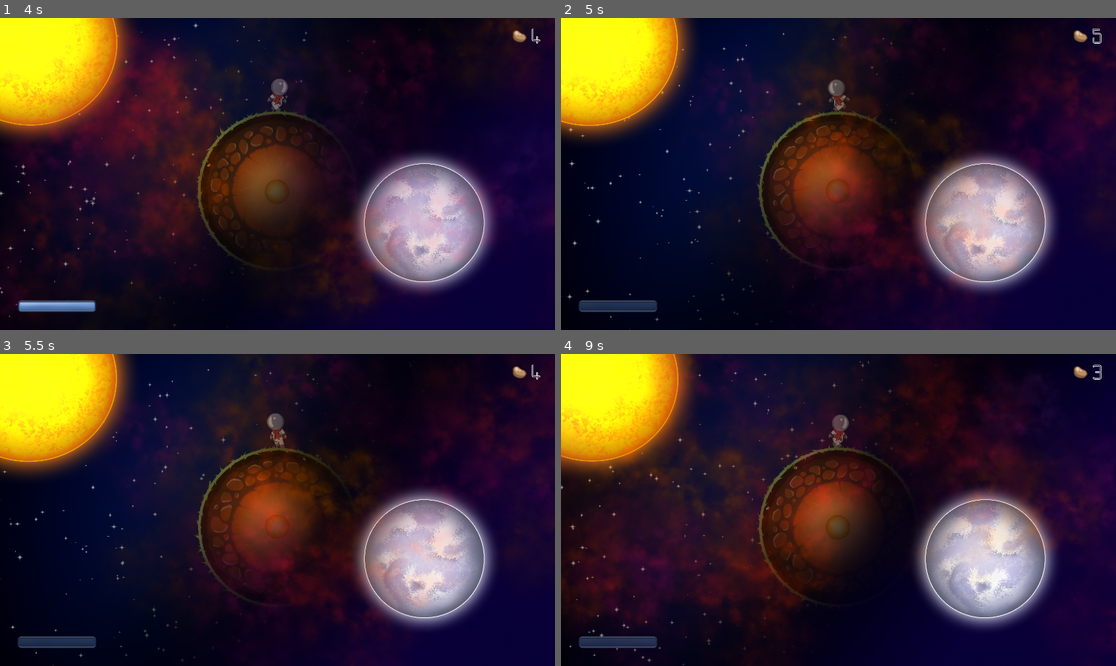
Above: before the commit, frames 1-4 (two rows, left to right).
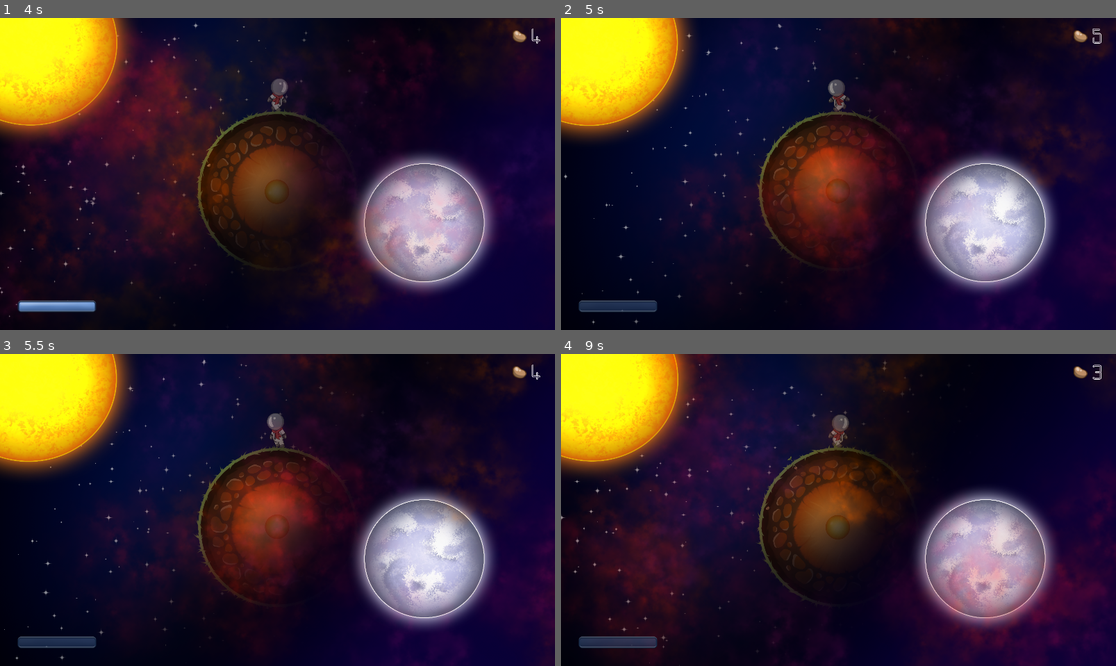
Above: after the commit, the same moments.

Repository: marekk3301/gamejam2023
Game: Godot game, scene res://scenes/mainMenu.tscn
Two runs of this game, one before a commit and one after it. Both use one fixed random seed, a clock stepped at 60 frames per second and the inputs below.
Inputs:
- Up to frame 1 (4 s): click "Start Game" at 0.5 s; hold Right (ui_right) 1.28-2.03 s; hold E (cut_plant) 1.28-2.03 s; hold Left (ui_left) 2.03-2.78 s; tap E (cut_plant) at 2.1, 3.05, 3.6 s; hold Q (plant_seed) 2.78-3.53 s; hold Right (ui_right) from 2.78 s (still down)
- Up to frame 2 (5 s): release Right (ui_right) at 4.28 s; hold Left (ui_left) from 4.28 s (still down); hold E (cut_plant) from 4.28 s (still down); tap R (reset) at 4.9 s
- Up to frame 3 (5.5 s): keep holding Left (ui_left); release E (cut_plant) at 5.03 s; tap Q (plant_seed) at 5.1 s; tap E (cut_plant) at 5.3 s
- Up to frame 4 (9 s): hold E (cut_plant) 5.78-6.53 s; release Left (ui_left) at 6.53 s; hold Right (ui_right) 6.53-8.78 s; tap E (cut_plant) at 6.6, 7.55, 8.1 s; hold Q (plant_seed) 7.28-8.03 s; hold Left (ui_left) from 8.78 s (still down); hold E (cut_plant) from 8.78 s (still down)

Frame 1 is identical in both runs. In frame 2, 9.2% of the frame differs, in the area x 0-100%, y 0-100%; in frame 3, 11%; in frame 4, 24%.
Error before the commit: Invalid get index 'animation_stage' (on base: 'previously freed instance'). (res://globalVariables.gd:56)
Error after the commit: Invalid get index 'animation_stage' (on base: 'previously freed instance'). (res://globalVariables.gd:59)

Commit message:
not working cracksoncore

Diff:
--- a/globalVariables.gd
+++ b/globalVariables.gd
@@ -3,8 +3,10 @@
 var seedCount = 5
 var oxygenLevel = 100
 var maxOxygenLevel = 100
+var cracksOnCore = 0
 
 var activePlantList = []
+
 
 func set_oxygen_level(var v):
 	oxygenLevel = v
@@ -53,6 +55,13 @@
 	var count = 0
 	# print(activePlantList)
 	for plant in activePlantList:
-		if plant.animation_stage == type:
-			count += 1
+		if plant != null:
+			if plant.animation_stage == type:
+				count += 1
 	return count
+
+func get_cracksOnCoreCount():
+	return cracksOnCore
+
+func incrementCracksOnCore():
+	cracksOnCore += 1
--- a/scenes/main.tscn
+++ b/scenes/main.tscn
@@ -60,7 +60,7 @@
 [sub_resource type="Theme" id=5]
 default_font = SubResource( 6 )
 
-[node name="Node2D2" type="Node2D"]
+[node name="Node2D3" type="Node2D"]
 script = ExtResource( 10 )
 
 [node name="planet" parent="." instance=ExtResource( 1 )]
--- a/scripts/main.gd
+++ b/scripts/main.gd
@@ -45,9 +45,8 @@
 	var bigOxygenInput = GlobalVariables.getPlantNumberInType(4)
 
 	if mediumOxygenInput > 0:
-		print(mediumOxygenInput)
-		print(bigOxygenInput)
-	else: print("none")
+		pass
+
 
 	#$TextureProgress.value += 1
 
--- a/scripts/plant.gd
+++ b/scripts/plant.gd
@@ -4,7 +4,8 @@
 
 onready var timer = get_node("Timer")
 var rng = RandomNumberGenerator.new()
-var time = rng.randi_range(2, 5)
+var time = 1
+#rng.randi_range(2, 5)
 var animation_stage = 0
 var growthRate = 0
 var isCut = false
@@ -53,8 +54,6 @@
 
 func _on_plant_area_exited(area):
 	CollidingBody = null
-	if animation_stage == 5:
-		isCut = true
 
 
 func _input(event):
@@ -62,6 +61,9 @@
 		hide()
 		emit_signal("hit")
 		$CollisionShape2D.set_deferred("disabled", true)
+
+		if animation_stage == 5:
+			isCut = true
 
 		if animation_stage < 4:
 			var seedYield = rng.randf_range(0, 2)
@@ -75,6 +77,11 @@
 
 
 func _on_timer_timeout():
-	if !isCut:
+	if GlobalVariables.cracksOnCore >= 2:
 		get_tree().change_scene("res://scenes/gameOver.tscn")
-	isCut = false
+	if isCut && animation_stage ==5:
+		timer.wait_time = 3
+		isCut = false
+	elif !isCut && animation_stage == 5:
+		GlobalVariables.incrementCracksOnCore()
+		timer.wait_time = 3
